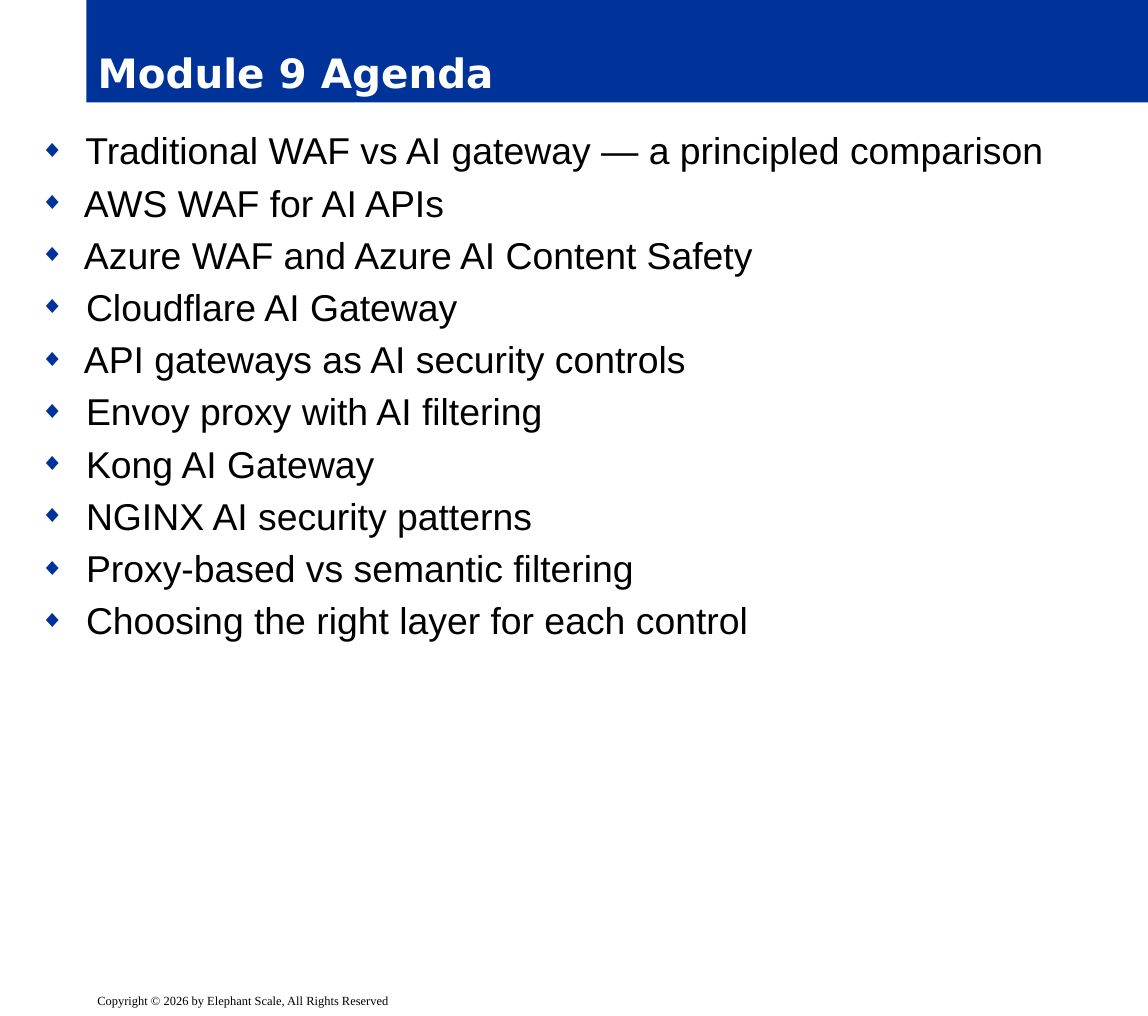
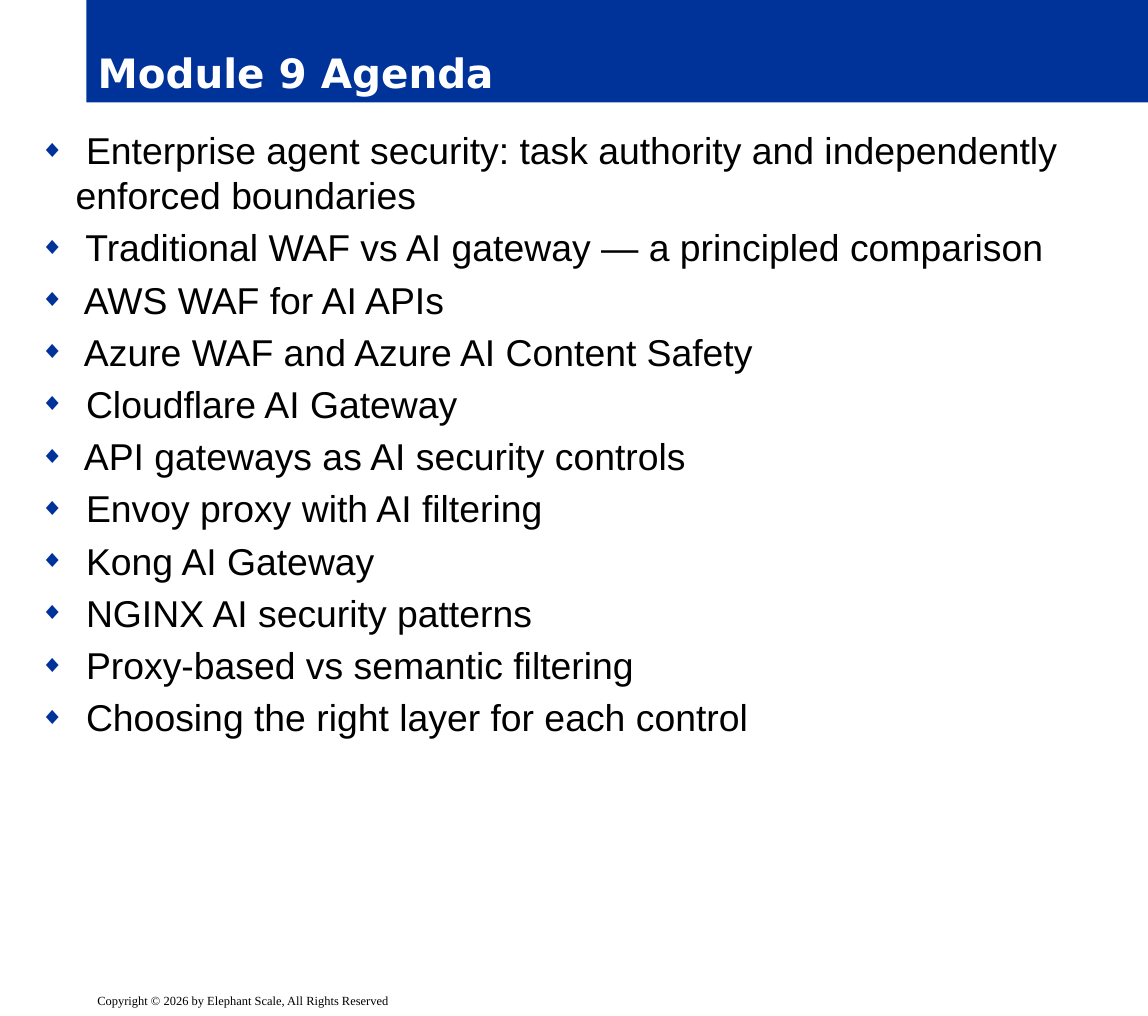
Before and after one commit to elephantscale/AI-Security-for-Security-Teams, a slide deck: slide 2 of slides/release/09__module9.pptx. Drawn at 1148x1016 pixels with LibreOffice and Linux fonts; fonts in the diff are those of the drawing; background and template pictures are left out. Boxes give left, top, right and bottom in pixels: in the first picture for what was removed or moved away, otherwise in the second. Text is boxed around its words. In the diff, an @@ line names an element or a change of style, - is before the commit and + after.

```diff
--- a/slides/release/09__module9.pptx
+++ b/slides/release/09__module9.pptx
@@ text at [76,137,1056,210]: paragraph added @@
+◆ Enterprise agent security: task authority and independently enforced boundaries
```
Also in this commit, not shown: 3 slides added, 42 other files.
